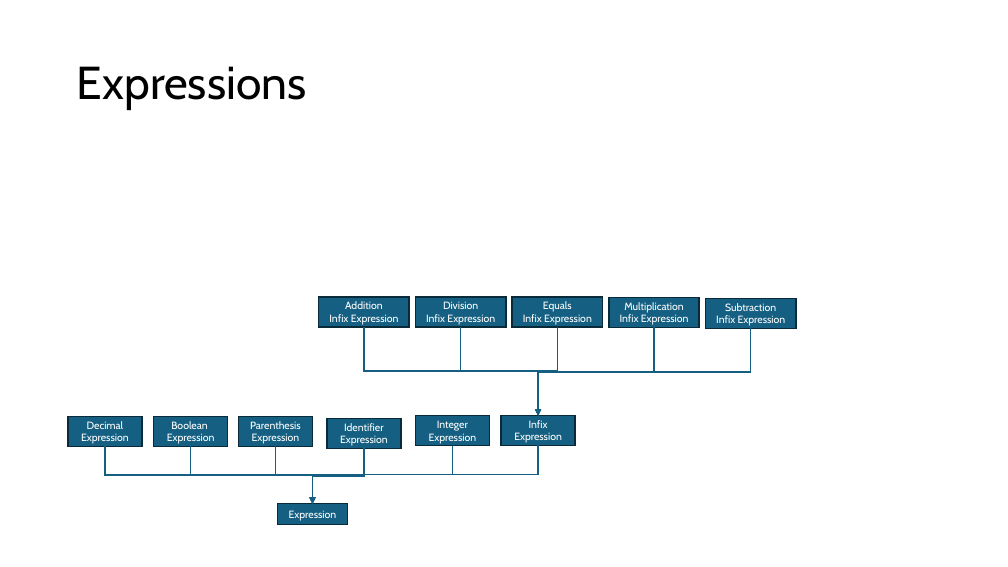
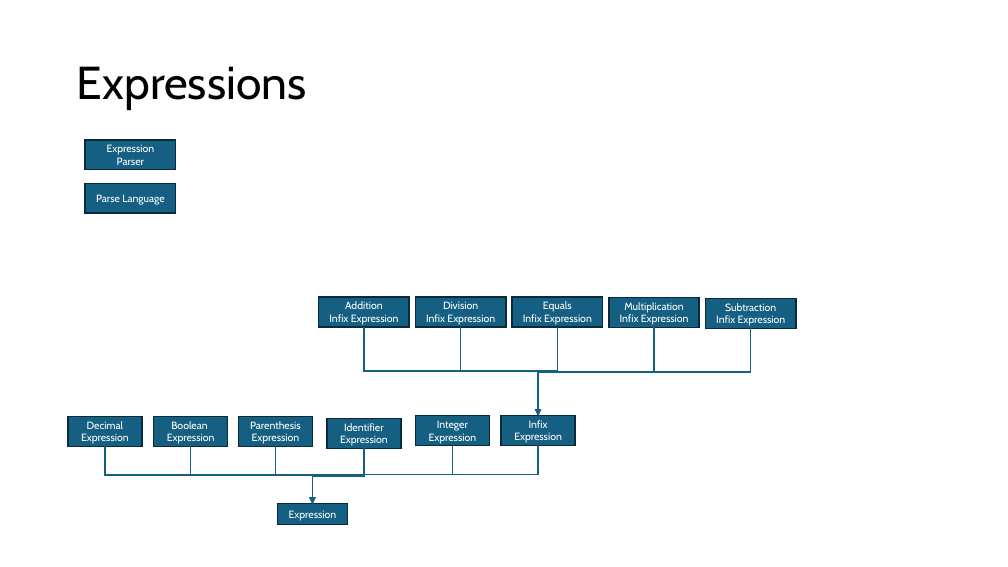
Before and after one commit to marcjohnston/AngbandOS, a slide deck: slide 45 of Documents/Object Property Design and Binding.pptx. Drawn at 1008x567 pixels with LibreOffice and Linux fonts; fonts in the diff are those of the drawing. Boxes give left, top, right and bottom in pixels: in the first picture for what was removed or moved away, otherwise in the second. Text is boxed around its words. In the diff, an @@ line names an element or a change of style, - is before the commit and + after.

```diff
--- a/Documents/Object Property Design and Binding.pptx
+++ b/Documents/Object Property Design and Binding.pptx
@@ rectangle added at (85,140,176,170), fill #156082, outline #092A39 1.5 pt, 10 pt, text #FFFFFF @@
+Expression Parser
@@ rectangle added at (85,184,176,214), fill #156082, outline #092A39 1.5 pt, 10 pt, text #FFFFFF @@
+Parse Language
```
Also in this commit, not shown: 2 other files.
